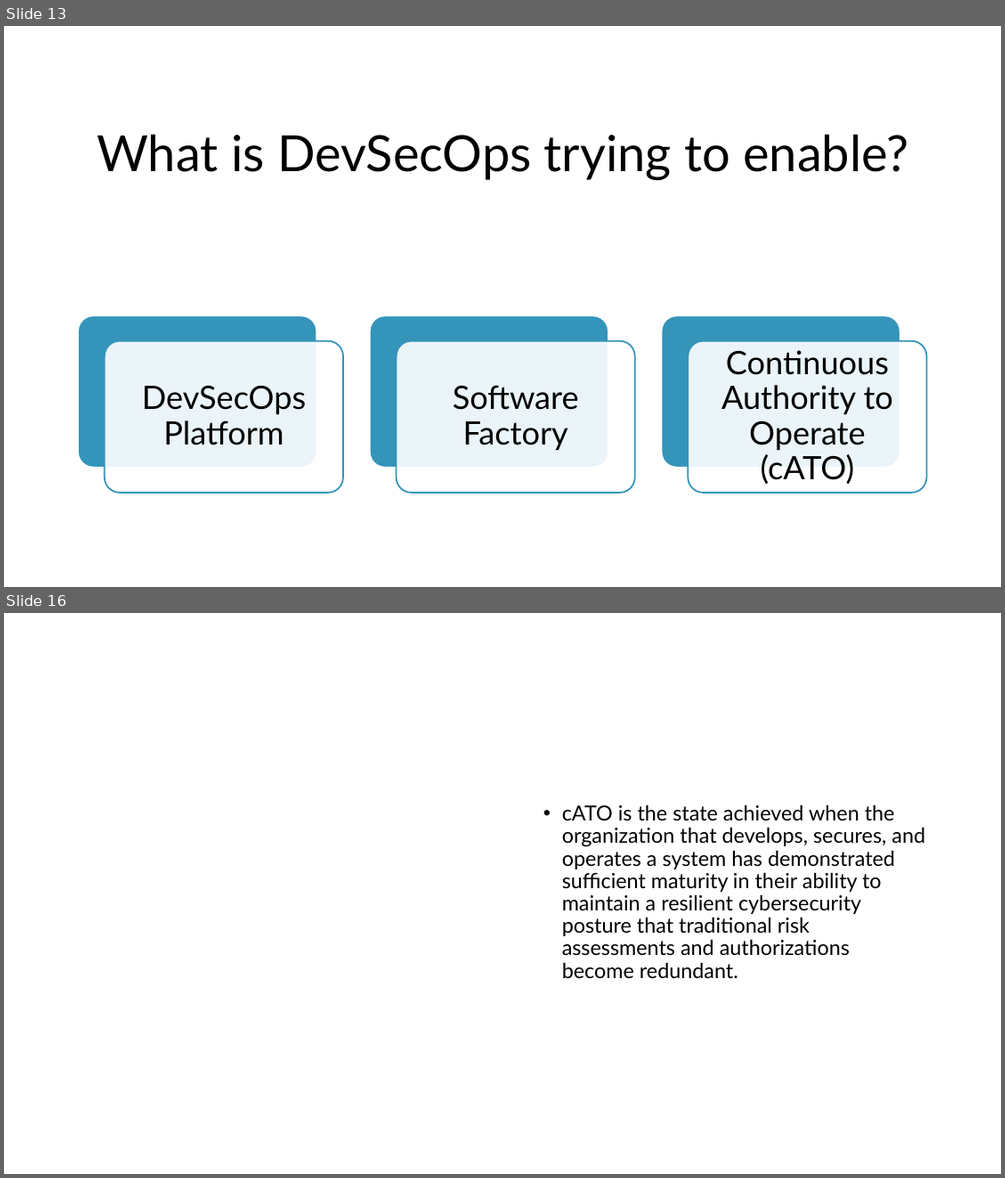
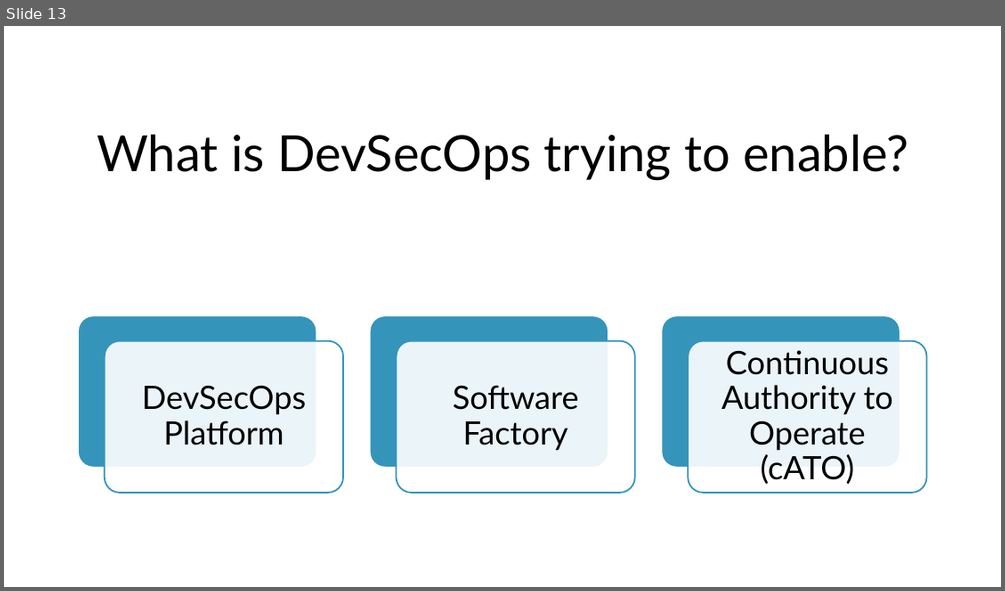
Before and after one commit to seanherbert105/DevSecOps-Course, a slide deck: presentation/DevSecOps Course.pptx. Shown one above the other, each under a label of ours: slides 13 and 16 before the commit, slide 13 after it; the slides between them are not shown. The pictures are 1005x1178 and 1005x591 pixels, drawn with LibreOffice and Linux fonts; fonts in the diff are those of the drawing. Boxes give left, top, right and bottom in pixels: in the first picture for what was removed or moved away, otherwise in the second. Text is boxed around its words. In the diff, an @@ line names an element or a change of style, - is before the commit and + after.

```diff
--- a/presentation/DevSecOps Course.pptx
+++ b/presentation/DevSecOps Course.pptx
@@ slide 16 removed at bbox=[4, 613, 1001, 1174], background #FFFFFF @@
@@ text removed at bbox=[562, 804, 925, 979] @@
-• cATO is the state achieved when the organization that develops, secures, and operates a system has demonstrated sufficient maturity in their ability to maintain a resilient cybersecurity posture that traditional risk assessments and authorizations become redundant.
```
Also in this commit, not shown: 12 slides changed, 2 slides added, 4 other slides removed.
